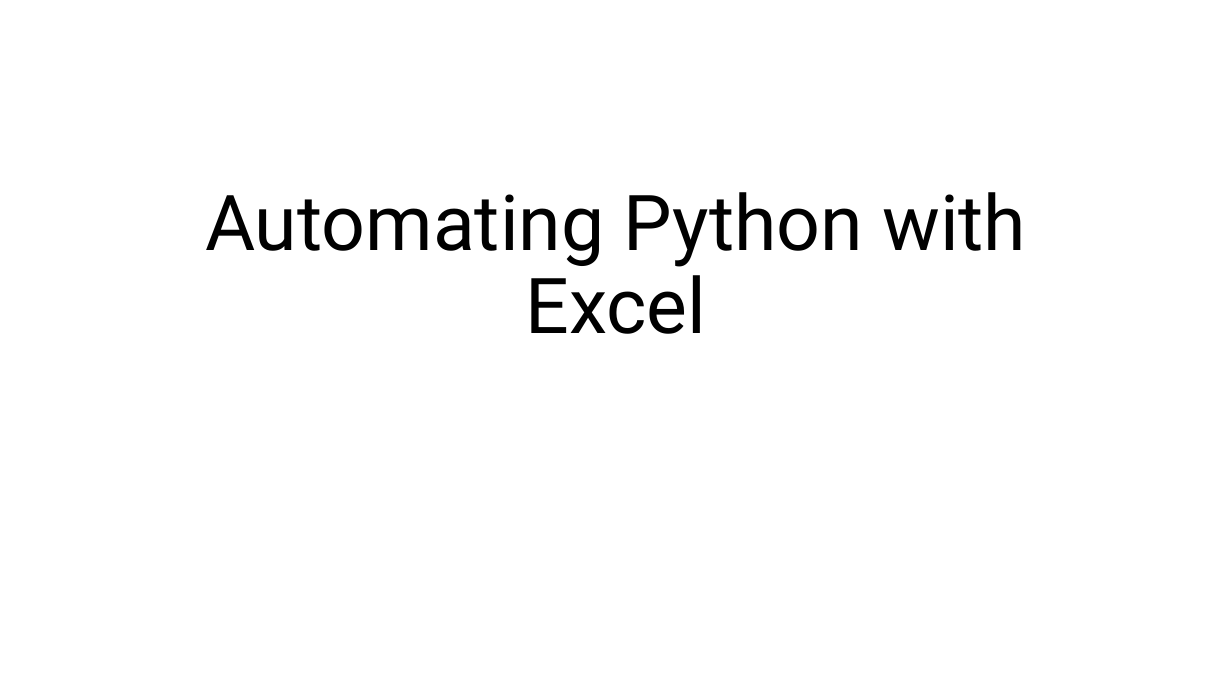
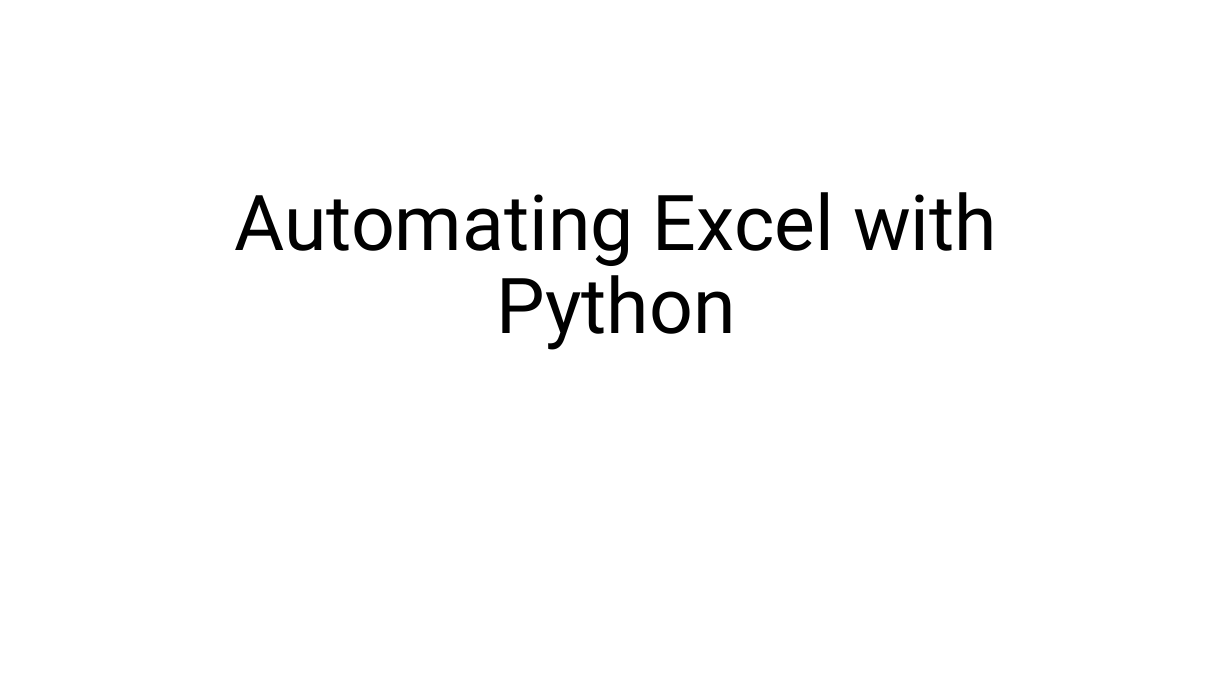
Before and after one commit to stringfestdata/complianceiq-python-automation-for-excel, a slide deck: slide 1 of automating-python-with-excel-slides.pptx. Drawn at 1232x693 pixels with LibreOffice and Linux fonts; fonts in the diff are those of the drawing. Boxes give left, top, right and bottom in pixels: in the first picture for what was removed or moved away, otherwise in the second. Text is boxed around its words. In the diff, an @@ line names an element or a change of style, - is before the commit and + after.

```diff
--- a/automating-python-with-excel-slides.pptx
+++ b/automating-python-with-excel-slides.pptx
@@ title at box(234, 192, 997, 350): text changed @@
-Automating Python with Excel
+Automating Excel with Python
```
